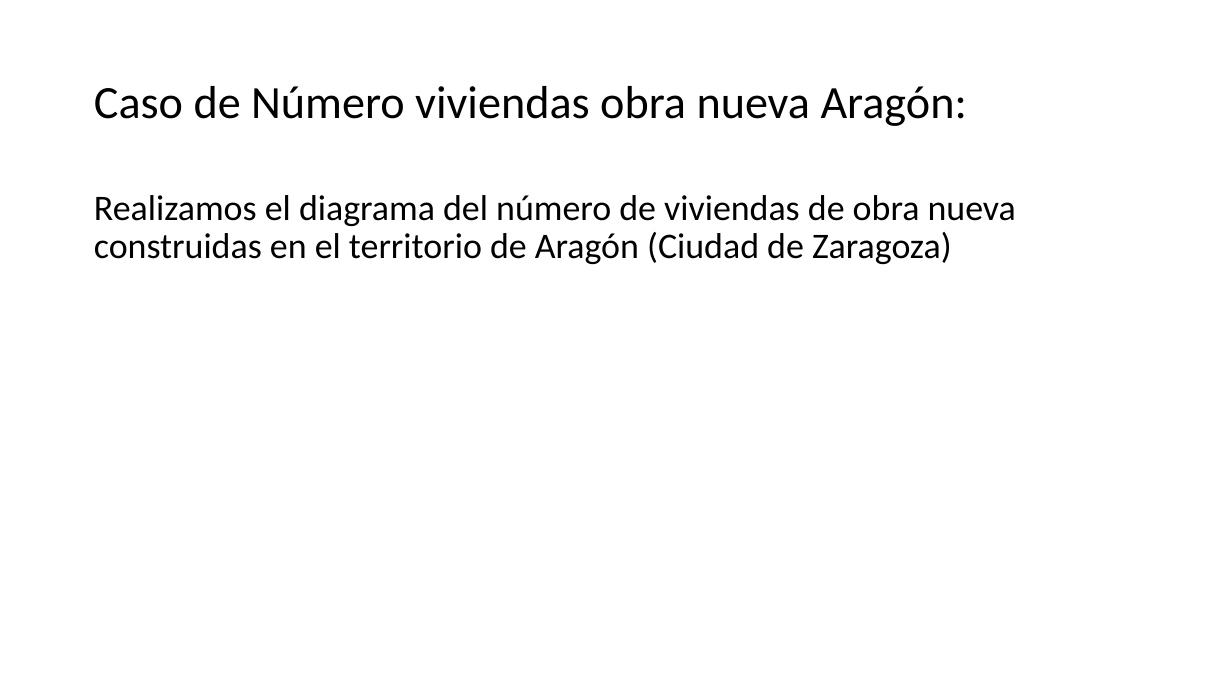
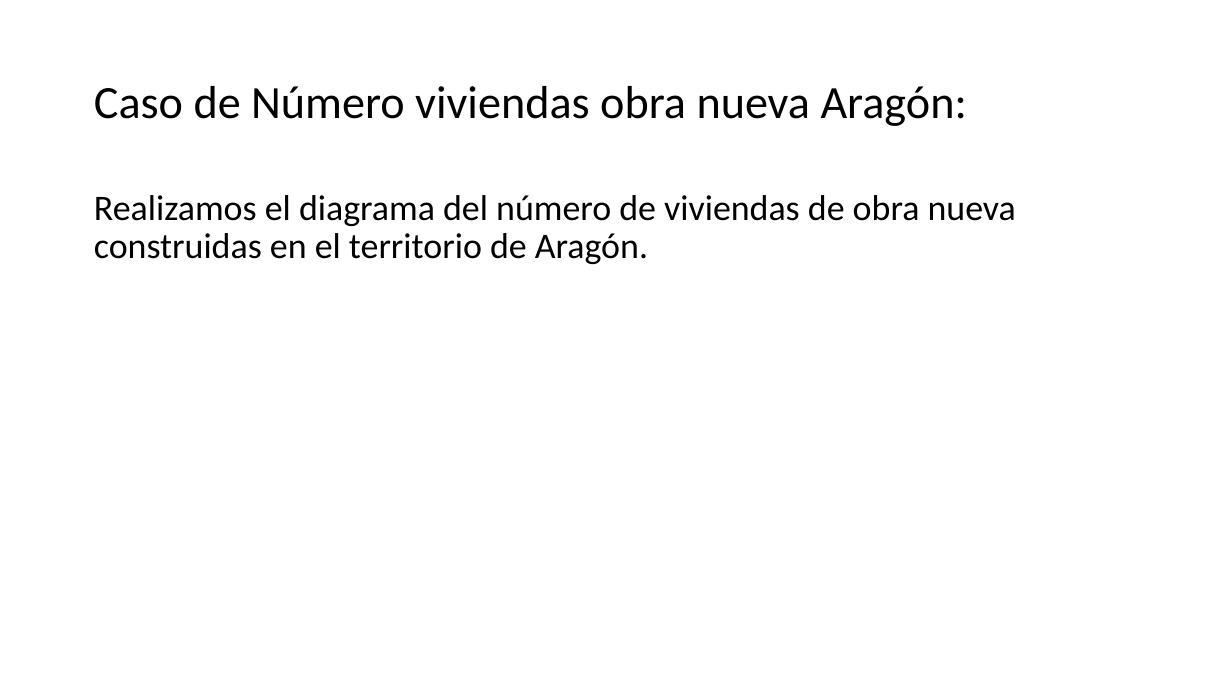
Before and after one commit to diegosanfuen/VisulizacionDatosPEC2PUB, a slide deck: slide 17 of PEC 2 Visualización de datos - Diego Sánchez de la Fuente.pptx. Drawn at 1232x693 pixels with LibreOffice and Linux fonts; fonts in the diff are those of the drawing. Boxes give left, top, right and bottom in pixels: in the first picture for what was removed or moved away, otherwise in the second. Text is boxed around its words. In the diff, an @@ line names an element or a change of style, - is before the commit and + after.

```diff
--- a/PEC 2 Visualización de datos - Diego Sánchez de la Fuente.pptx
+++ b/PEC 2 Visualización de datos - Diego Sánchez de la Fuente.pptx
@@ text at [94,195,1016,264]: text changed @@
-Realizamos el diagrama del número de viviendas de obra nueva construidas en el territorio de Aragón (Ciudad de Zaragoza)
+Realizamos el diagrama del número de viviendas de obra nueva construidas en el territorio de Aragón.
```
Also in this commit, not shown: 2 other slides changed.
